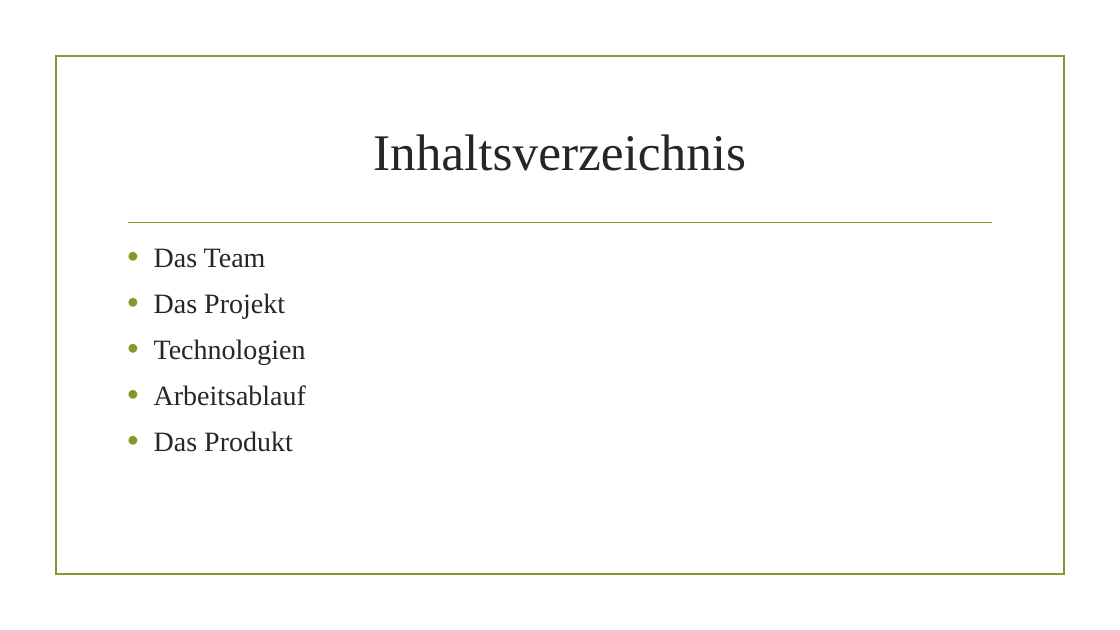
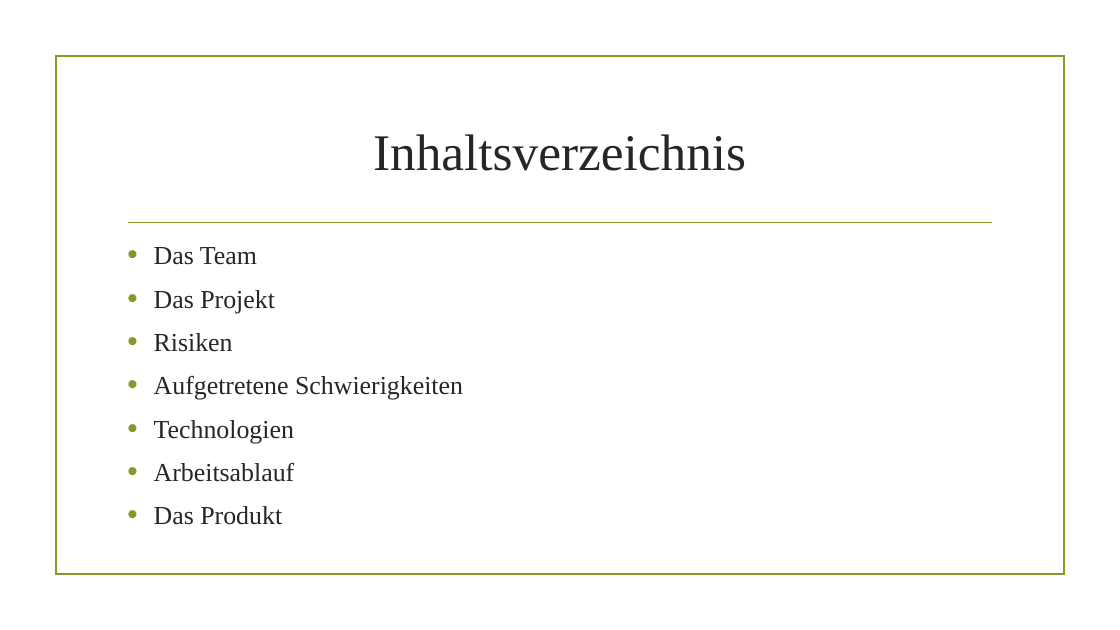
Before and after one commit to danielHPeters/QuickNote, a slide deck: slide 2 of docs/M306-AP15a-Peters-Pra-171030-Projekt Präsentation.pptx. Drawn at 1120x630 pixels with LibreOffice and Linux fonts; fonts in the diff are those of the drawing; background and template pictures are left out. Boxes give left, top, right and bottom in pixels: in the first picture for what was removed or moved away, otherwise in the second. Text is boxed around its words. In the diff, an @@ line names an element or a change of style, - is before the commit and + after.

```diff
--- a/docs/M306-AP15a-Peters-Pra-171030-Projekt Präsentation.pptx
+++ b/docs/M306-AP15a-Peters-Pra-171030-Projekt Präsentation.pptx
@@ text at <box>154,247,295,525</box>: size 24 to 22.2 pt in "Das Team", "Das Projekt", "Technologien", "Arbeitsablauf" and 1 more places @@
@@ text at <box>154,333,463,400</box>: paragraphs added @@
+• Risiken
+• Aufgetretene Schwierigkeiten
```
Also in this commit, not shown: 5 slides added, 7 other files.
